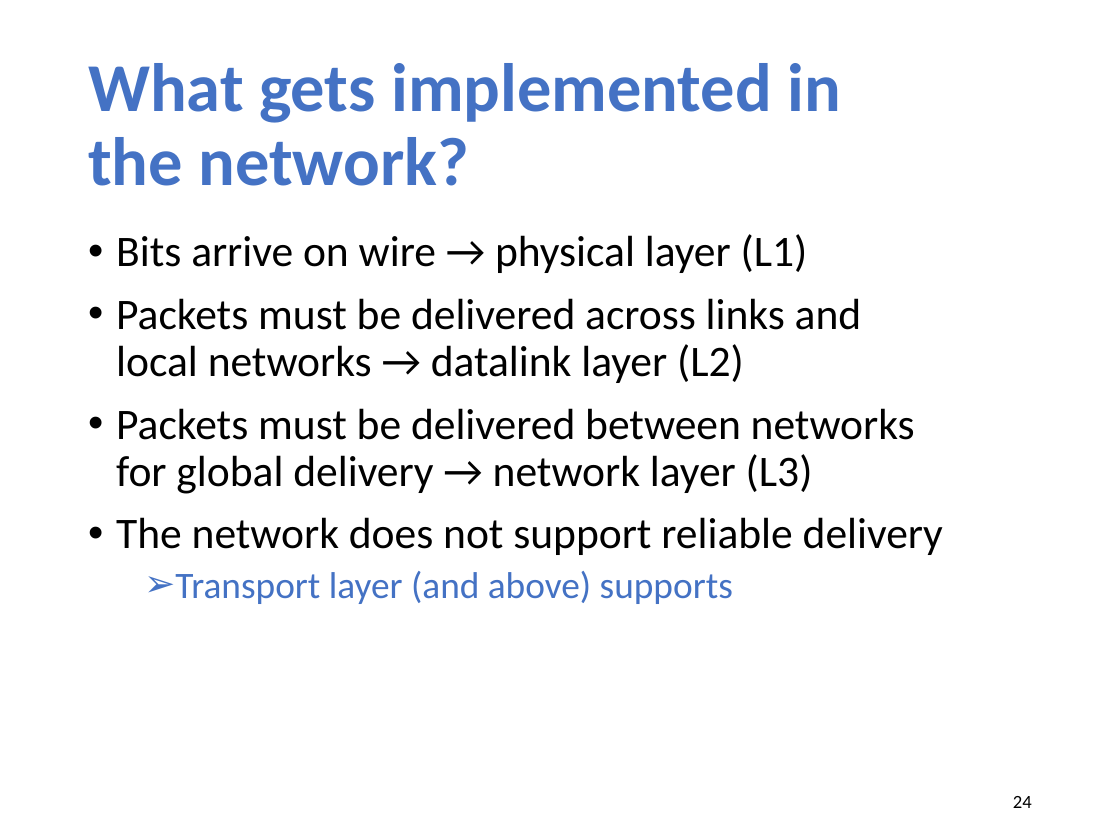
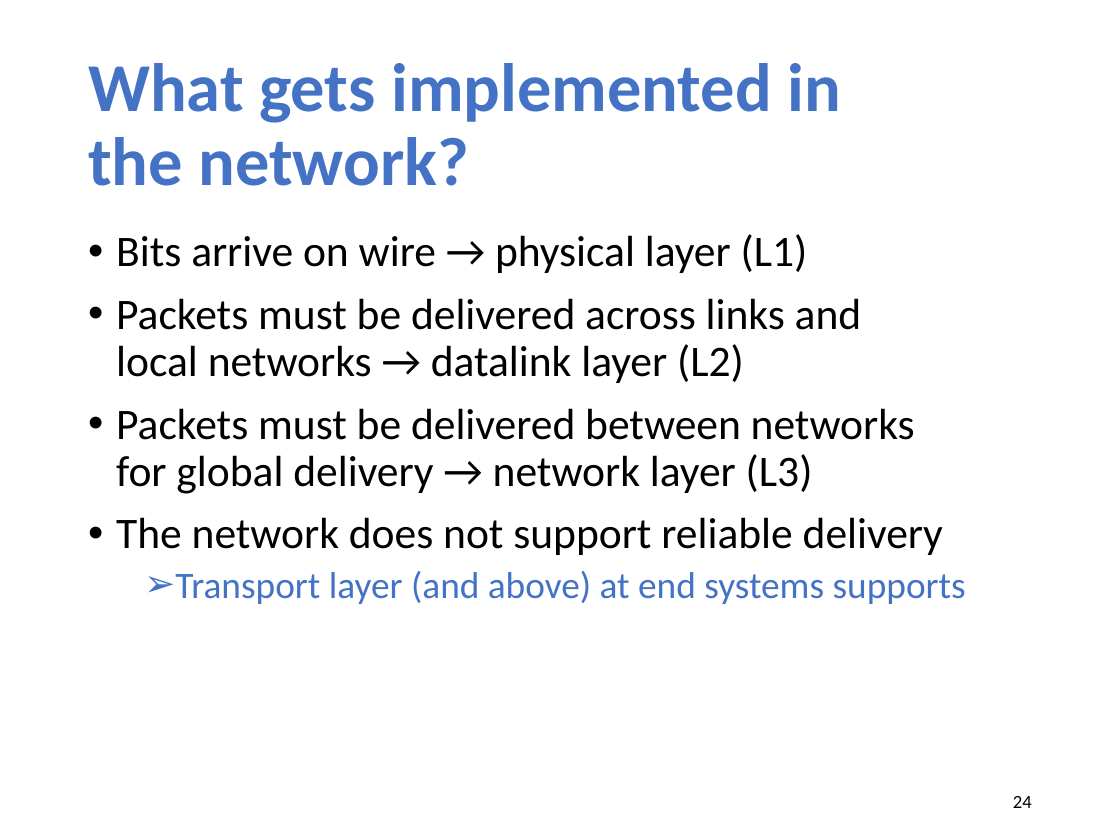
Before and after one commit to xinjin/course-net, a slide deck: slide 24 of slides/lec03_layering.pptx. Drawn at 1120x840 pixels with LibreOffice and Linux fonts; fonts in the diff are those of the drawing. Boxes give left, top, right and bottom in pixels: in the first picture for what was removed or moved away, otherwise in the second. Text is boxed around its words. In the diff, an @@ line names an element or a change of style, - is before the commit and + after.

```diff
--- a/slides/lec03_layering.pptx
+++ b/slides/lec03_layering.pptx
@@ text at box(175, 571, 966, 604): text changed @@
-  ➢ Transport layer (and above) supports
+  ➢ Transport layer (and above) at end systems supports
```
Also in this commit, not shown: 1 other file.
